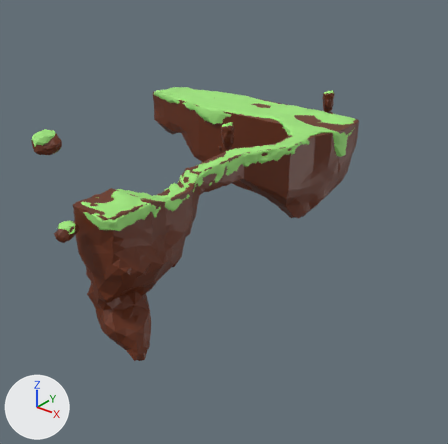
Renders of the FBX model Progetto/Assets/Modelli/Terrain/PrimoLivello/Uno_Isola6.fbx from each side of a commit.
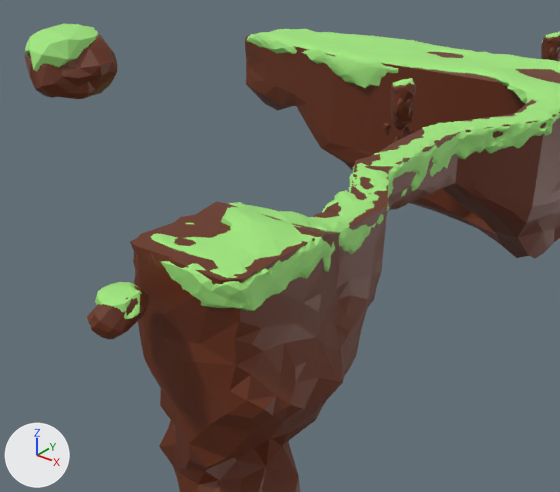
Each version appears first whole from a 50 mm camera at (7.97, -8.67, 6.25) aimed at (0.64, 0.5, 0.57), and next in a close-up from a 50 mm camera at (4.39, -6.3, 4.52) aimed at (2.29, -3.68, 2.9). The axes (+X, +Y, +Z) are drawn at lower left. The lights are the same throughout. Where no turn or scale is listed for an object, it has been applied to the vertices.

Script lines for the objects in view, before the commit:
```python
me_plane_001 = bpy.data.meshes.new('Plane.001')
me_plane_001.from_pydata(...)  # 3274 vertices, 6544 faces; spans x -3.7..1.89, y -5.23..2.14, z -0.61..0.46
me_plane_001.materials.append(mat_grass)  # green #a0e77d
me_sphere_000 = bpy.data.meshes.new('Sphere.000')
me_sphere_000.from_pydata(...)  # 94 vertices, 184 faces; spans x -0.197..0.169, y -0.196..0.181, z -0.131..0.132
me_sphere_000.materials.append(mat_baseterreno)  # brown #682d0f
me_sphere_001 = bpy.data.meshes.new('Sphere.001')
me_sphere_001.from_pydata(...)  # 213 vertices, 422 faces; spans x -0.178..0.185, y -0.143..0.129, z -0.137..0.082
me_sphere_001.materials.append(mat_grass)  # green #a0e77d
me_sphere_002 = bpy.data.meshes.new('Sphere.002')
me_sphere_002.from_pydata(...)  # 231 vertices, 458 faces; spans x -0.149..0.126, y -0.177..0.183, z -0.137..0.082
me_sphere_002.materials.append(mat_grass)  # green #a0e77d
me_sphere_003 = bpy.data.meshes.new('Sphere.003')
me_sphere_003.from_pydata(...)  # 94 vertices, 184 faces; spans x -0.18..0.176, y -0.191..0.161, z -0.131..0.132
me_sphere_003.materials.append(mat_baseterreno)  # brown #682d0f
ob_plane_020 = bpy.data.objects.new('Plane.020', me_plane_001)
ob_plane_020.location = (0.26, 1.51, 2.174)
ob_sphere_034 = bpy.data.objects.new('Sphere.034', me_sphere_001)
ob_sphere_034.location = (1.348, -3.922, 2.363)
ob_sphere_035 = bpy.data.objects.new('Sphere.035', me_sphere_000)
ob_sphere_035.location = (1.352, -3.946, 2.31)
ob_sphere_036 = bpy.data.objects.new('Sphere.036', me_sphere_003)
ob_sphere_036.location = (1.774, -4.377, 3.822)
ob_sphere_037 = bpy.data.objects.new('Sphere.037', me_sphere_002)
ob_sphere_037.location = (1.754, -4.392, 3.875)
# also in view: 'Plane.009' at (-0.64, -0.03, 1.28); 'Sphere.056' at (0.07, 1.31, 2.11)
```
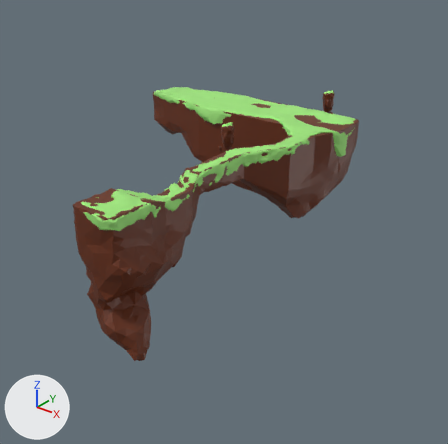
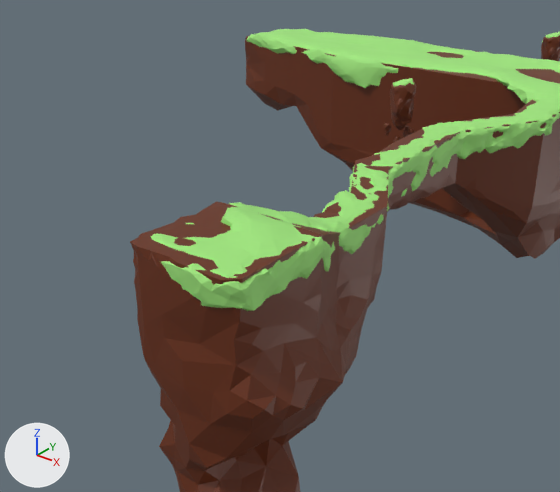
Location of each change, (x1, y1, x2, y2) in pixels of the close-ups (560 x 492 px):
'Sphere.036', deleted (brown): before (25, 25, 117, 99)
'Sphere.037', deleted (green): before (25, 24, 98, 71)
'Sphere.035', deleted (brown): before (87, 286, 149, 340)
'Sphere.034', deleted (green): before (95, 282, 142, 319)

What changed in the scene script:
```text
Remove ob_sphere_037:
    ob_sphere_037 = bpy.data.objects.new('Sphere.037', me_sphere_002)
    ob_sphere_037.location = (1.754, -4.392, 3.875)
Remove ob_sphere_036:
    ob_sphere_036 = bpy.data.objects.new('Sphere.036', me_sphere_003)
    ob_sphere_036.location = (1.774, -4.377, 3.822)
Remove ob_sphere_035:
    ob_sphere_035 = bpy.data.objects.new('Sphere.035', me_sphere_000)
    ob_sphere_035.location = (1.352, -3.946, 2.31)
Remove ob_sphere_034:
    ob_sphere_034 = bpy.data.objects.new('Sphere.034', me_sphere_001)
    ob_sphere_034.location = (1.348, -3.922, 2.363)
```
